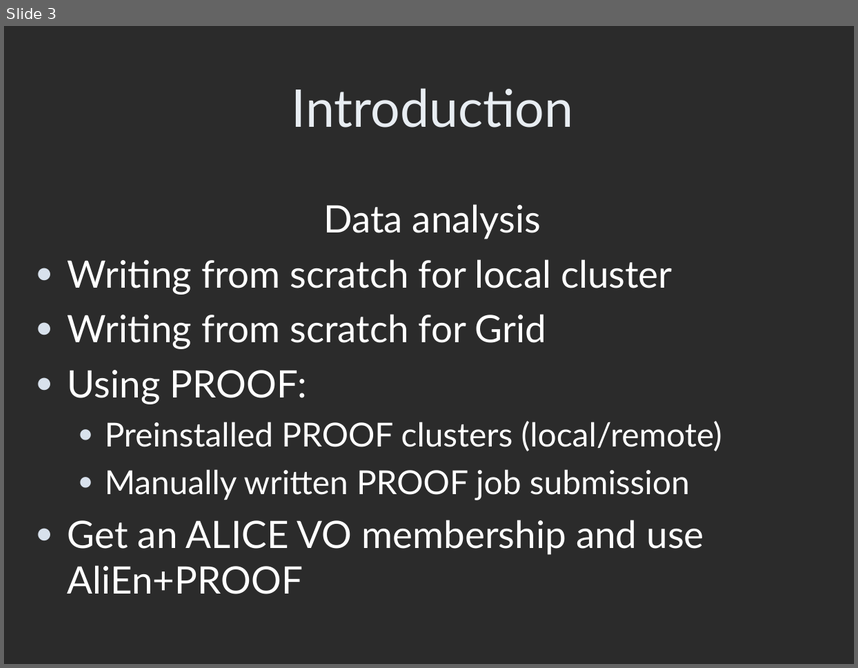
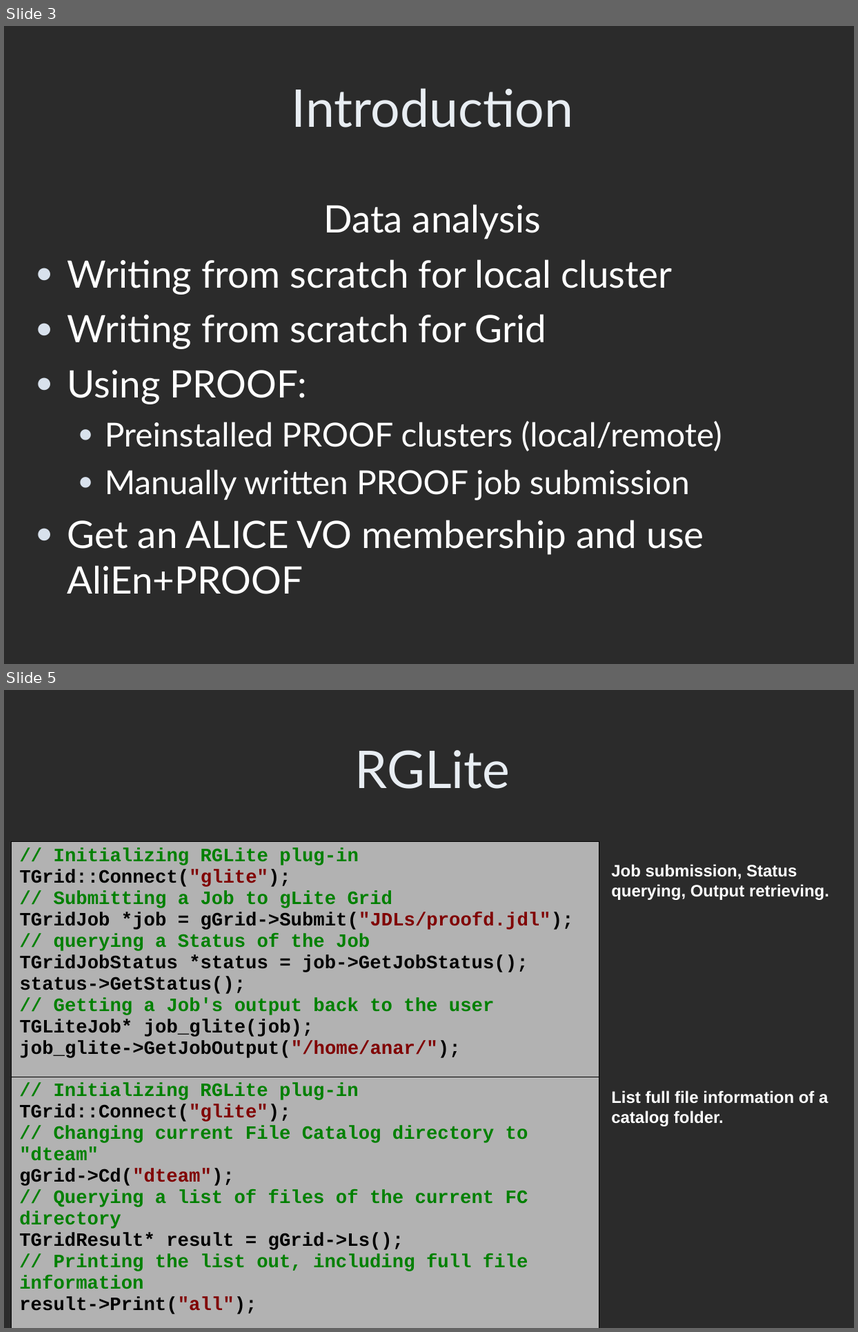
Before and after one commit to AnarManafov/PoDDocumentation, a slide deck: HEPCG-Workshops/2007-Jun/HEPCG-Workshops-2007-Jun(GSI).ppt. Shown one above the other, each under a label of ours: slide 3 before the commit, slides 3 and 5 after it; the slides between them are not shown. The pictures are 858x668 and 858x1332 pixels, drawn with LibreOffice and Linux fonts; fonts in the diff are those of the drawing; background and template pictures are left out; a plain dark background stands for a picture behind light text. Boxes give left, top, right and bottom in pixels: in the first picture for what was removed or moved away, otherwise in the second. Text is boxed around its words. In the diff, an @@ line names an element or a change of style, - is before the commit and + after.

Commit message:
added: gLite - PROOF schema

```diff
--- a/HEPCG-Workshops/2007-Jun/HEPCG-Workshops-2007-Jun(GSI).ppt
+++ b/HEPCG-Workshops/2007-Jun/HEPCG-Workshops-2007-Jun(GSI).ppt
@@ slide 5 added at bbox=[4, 690, 854, 1328], background picture (left out) @@
@@ title added at bbox=[355, 750, 510, 789], 44 pt, text #E8EDF2 @@
+RGLite
@@ table added at bbox=[12, 841, 600, 1070], 1 rows, 1 columns @@
+// Initializing RGLite plug-in / TGrid::Connect("glite"); / // Submitting a Job to gLite Grid / TGridJob *job = gGrid->Submit("JDLs/proofd.jdl"); / // querying a Status of the Job / TGridJobStatus *status = job->GetJobStatus(); / status->GetStatus(); / // Getting a Job's output back to the user / TGLiteJob* job_glite(job); / job_glite->GetJobOutput("/home/anar/");
@@ text added at bbox=[611, 864, 829, 900], 14 pt, text #FFFFFF, bold @@
+Job submission, Status querying, Output retrieving.
@@ table added at bbox=[11, 1077, 599, 1327], 1 rows, 1 columns @@
+// Initializing RGLite plug-in / TGrid::Connect("glite"); / // Changing current File Catalog directory to "dteam" / gGrid->Cd("dteam"); / // Querying a list of files of the current FC directory / TGridResult* result = gGrid->Ls(); / // Printing the list out, including full file information / result->Print("all");
@@ text added at bbox=[611, 1090, 828, 1126], 14 pt, text #FFFFFF, bold @@
+List full file information of a catalog folder.
```
Also in this commit, not shown: 2 other slides changed, 4 other slides added, 2 other files.
